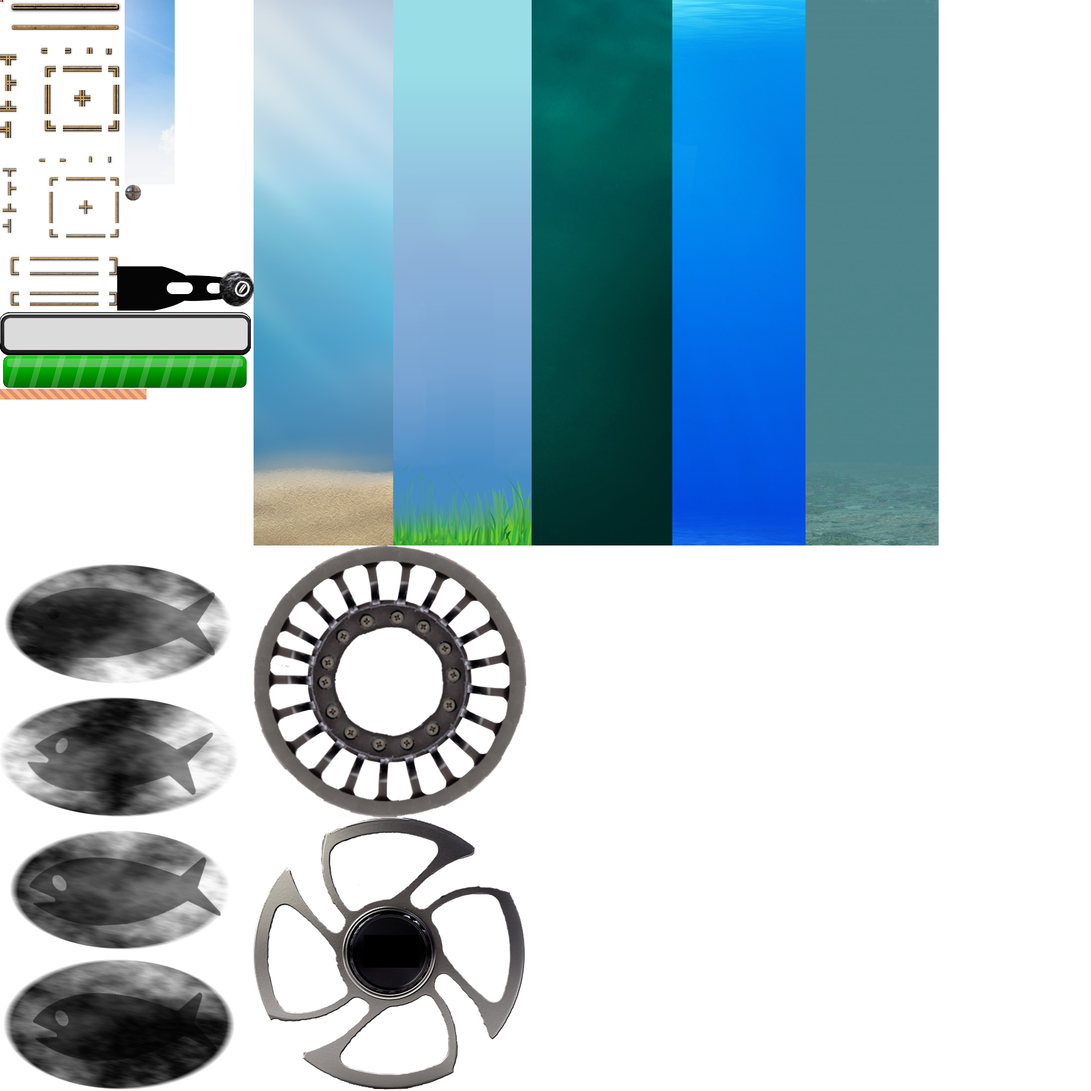
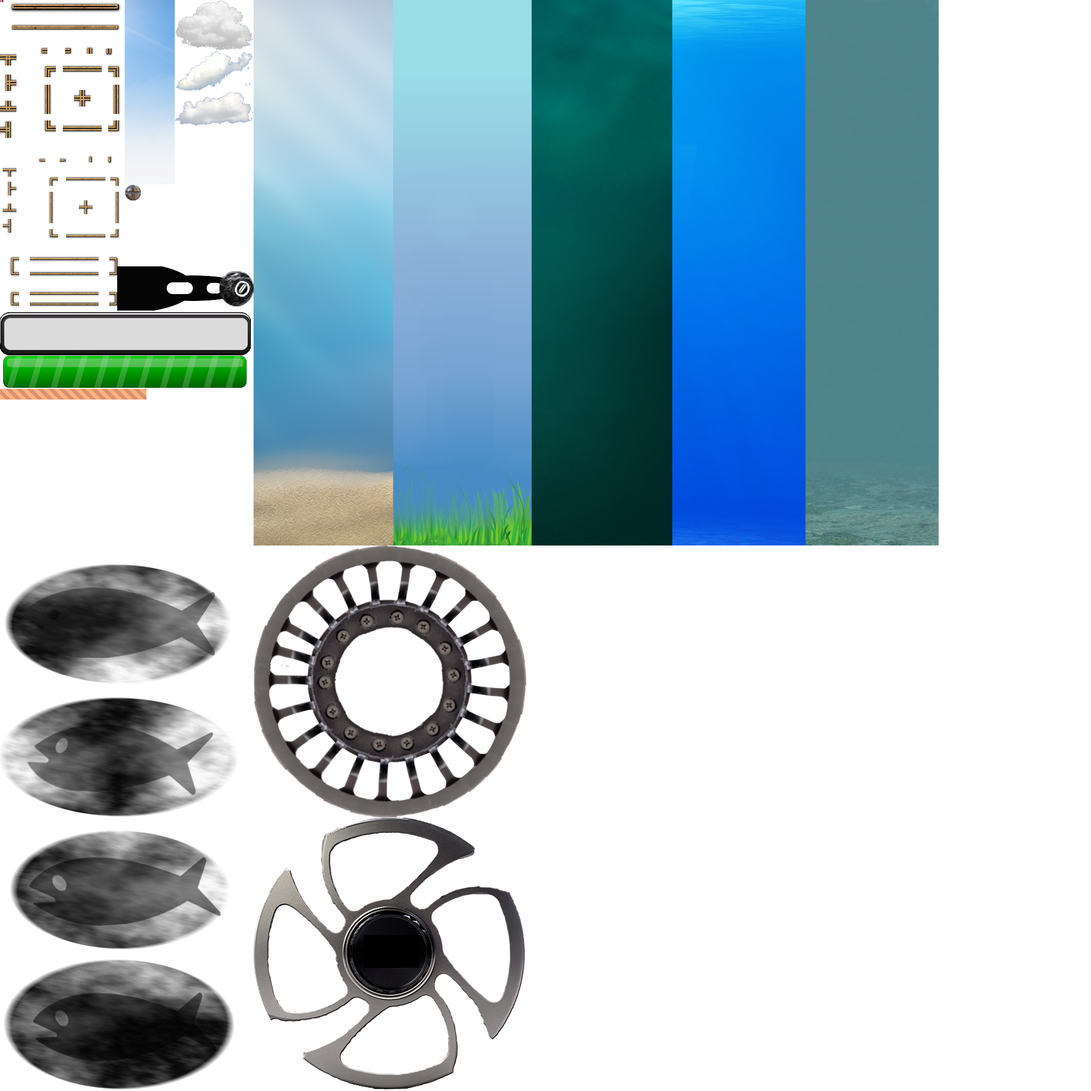
Layers edited between the first and the second 1091 × 1091 image:
added layer "Pasted Layer #3" above "Pasted Layer #2" over [174, 0, 254, 51]
added layer "Pasted Layer #2" above "Pasted Layer #1" over [175, 50, 254, 92]
added layer "Clipboard #18" above "Clipboard #17" over [174, 91, 254, 127]
added layer "Clipboard #16" above "Clipboard #3" over [174, 0, 254, 51]
painted on "Clipboard #3" over [157, 121, 175, 173]
